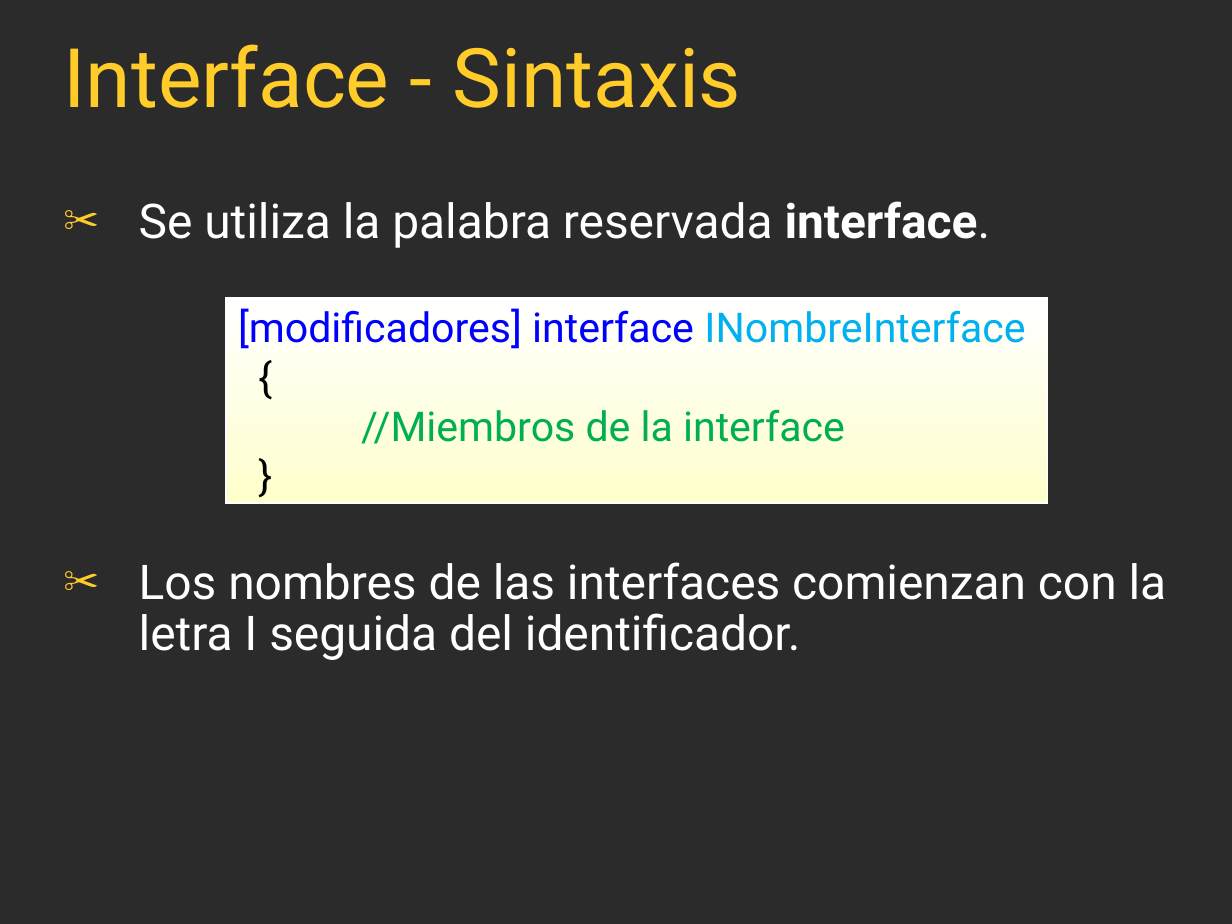
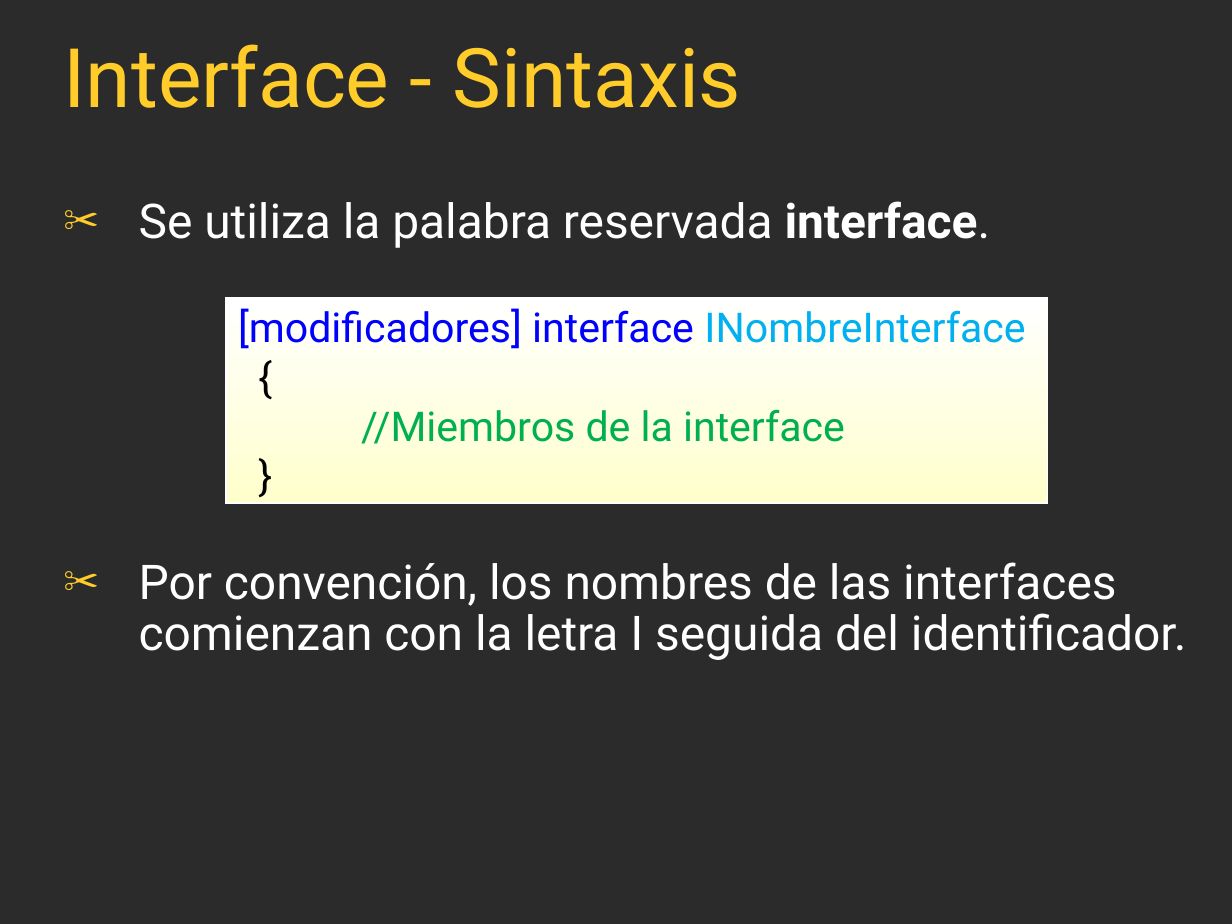
Before and after one commit to FedeDavila1984/utn_prog_y_lab_II, a slide deck: slide 8 of PPTs/ProgramacionII_Clase_18-2017.ppt. Drawn at 1232x924 pixels with LibreOffice and Linux fonts; fonts in the diff are those of the drawing; background and template pictures are left out; a plain dark background stands for a picture behind light text. Boxes give left, top, right and bottom in pixels: in the first picture for what was removed or moved away, otherwise in the second. Text is boxed around its words. In the diff, an @@ line names an element or a change of style, - is before the commit and + after.

```diff
--- a/PPTs/ProgramacionII_Clase_18-2017.ppt
+++ b/PPTs/ProgramacionII_Clase_18-2017.ppt
@@ text at box(139, 562, 1187, 660): text changed @@
-✂ Los nombres de las interfaces comienzan con la letra I seguida del identificador.
+✂ Por convención, los nombres de las interfaces comienzan con la letra I seguida del identificador.
```
Also in this commit, not shown: 1 other slide changed, 2 other files.
